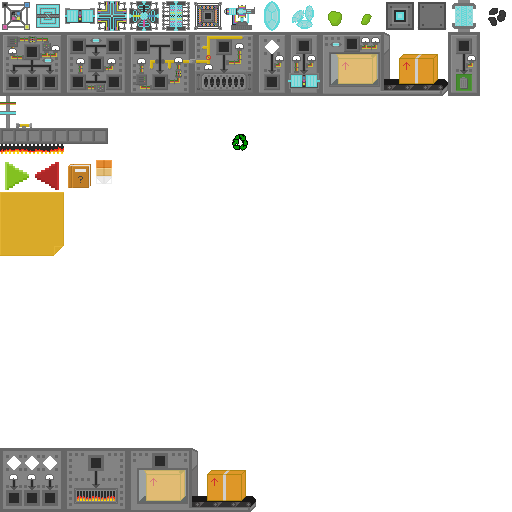
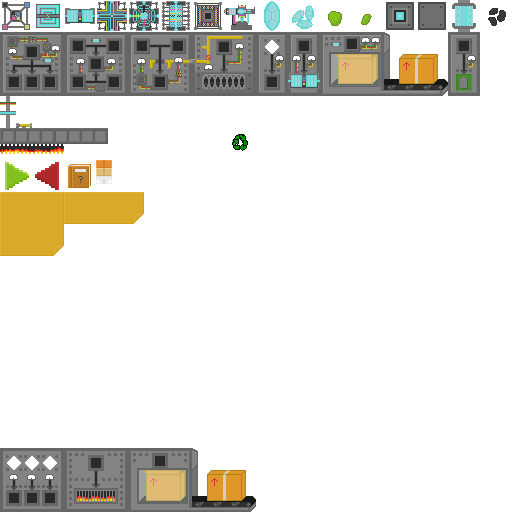
Layer changes from the first (512, 512) image to the second:
painted on "textures.png" over (x1=64, y1=192, x2=144, y2=224)
